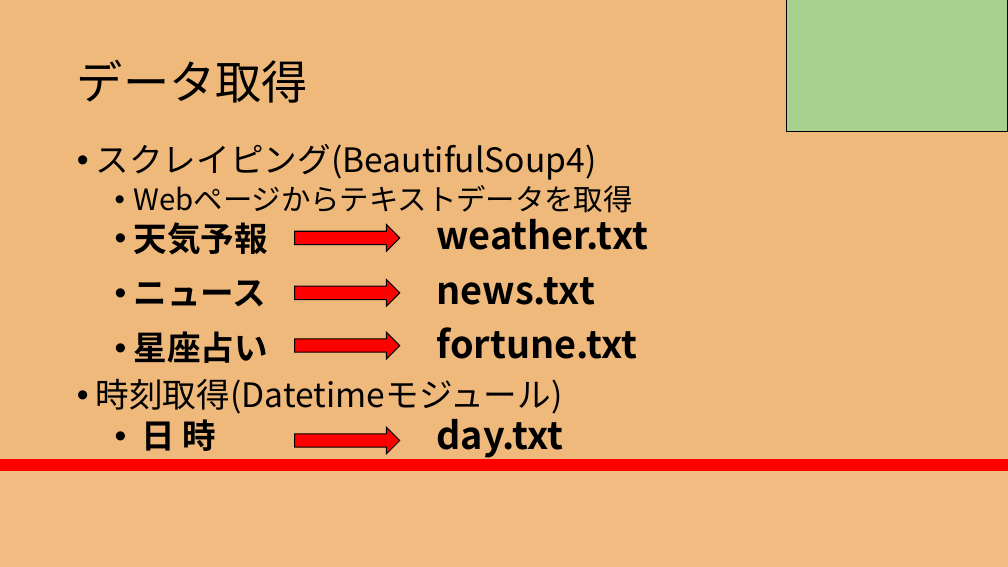
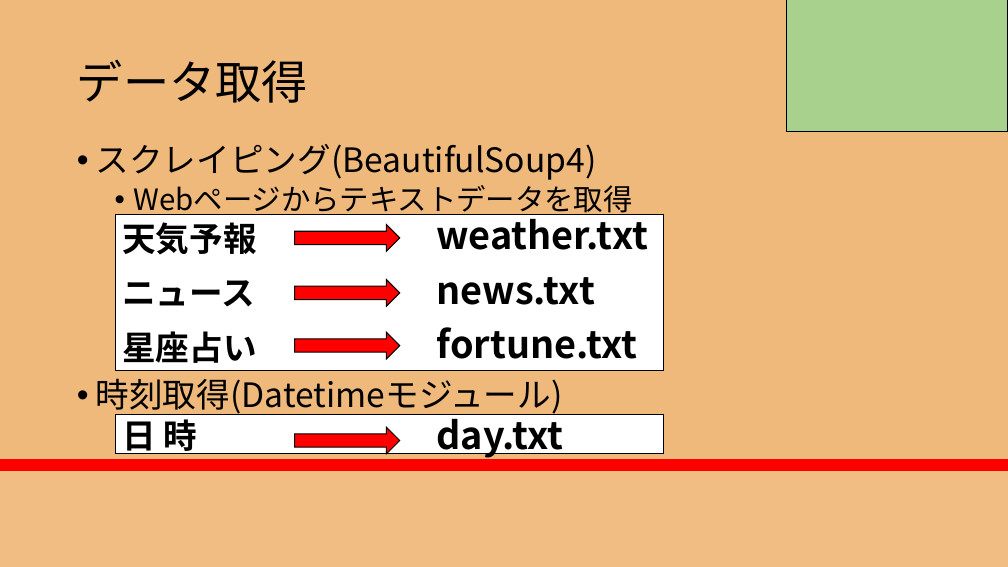
Before and after one commit to RikiishiSuzunosuke/AIspeaker_yosie, a slide deck: slide 13 of presentation/AIスピーカー開発_3_main.pptx. Drawn at 1008x567 pixels with LibreOffice and Linux fonts; fonts in the diff are those of the drawing. Boxes give left, top, right and bottom in pixels: in the first picture for what was removed or moved away, otherwise in the second. Text is boxed around its words. In the diff, an @@ line names an element or a change of style, - is before the commit and + after.

```diff
--- a/presentation/AIスピーカー開発_3_main.pptx
+++ b/presentation/AIスピーカー開発_3_main.pptx
@@ rectangle added at [116, 215, 663, 371], fill #FFFFFF, outline #000000 1 pt @@
@@ text at [122, 222, 256, 458]: bullet • to none @@
@@ rectangle added at [116, 414, 663, 454], fill #FFFFFF, outline #000000 1 pt @@
```
Also in this commit, not shown: 6 other slides changed.
